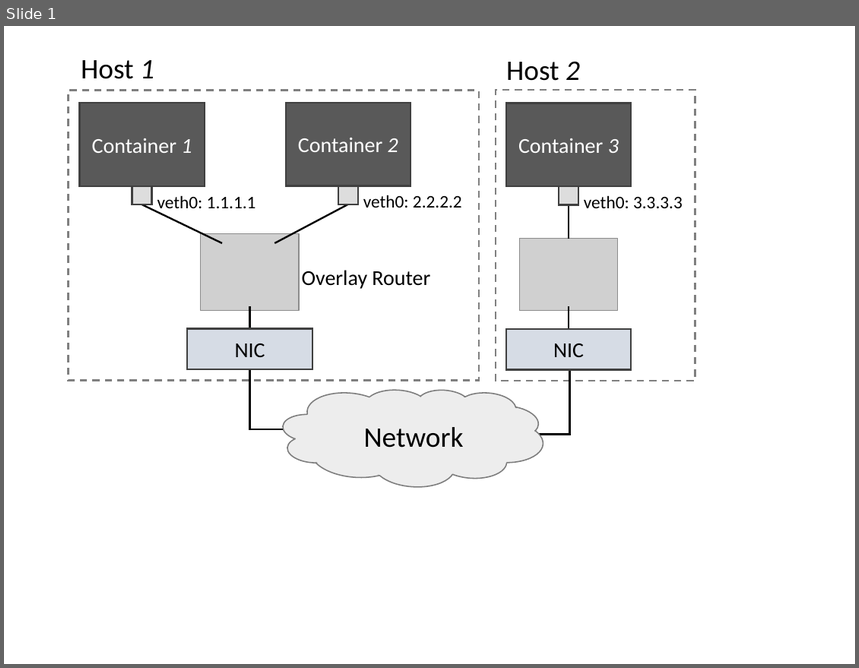
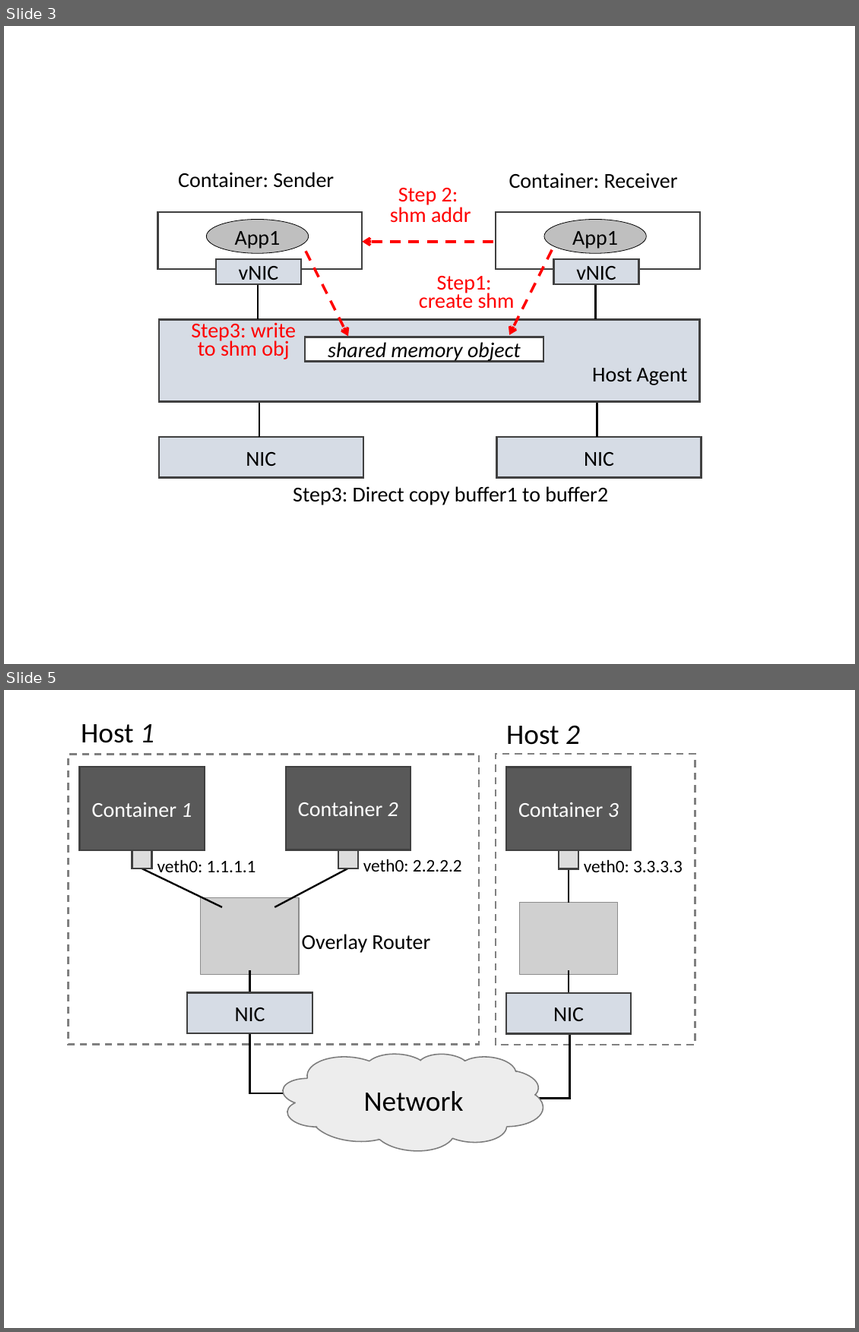
Before and after one commit to lampson0505/freeflow-hotnets16, a slide deck: figures/figures.pptx. Shown one above the other, each under a label of ours: slide 1 before the commit, slides 3 and 5 after it; the slides between them are not shown. The pictures are 859x668 and 859x1332 pixels, drawn with LibreOffice and Linux fonts; fonts in the diff are those of the drawing; grey boxes stand for pictures. Boxes give left, top, right and bottom in pixels: in the first picture for what was removed or moved away, otherwise in the second. Text is boxed around its words. In the diff, an @@ line names an element or a change of style, - is before the commit and + after.

```diff
--- a/figures/figures.pptx
+++ b/figures/figures.pptx
@@ slide 3 added at box(4, 26, 855, 664), background #FFFFFF @@
@@ text added at box(178, 172, 334, 188), 18 pt, text #000000 @@
+Container: Sender
@@ text added at box(509, 173, 678, 189), 18 pt, text #000000 @@
+Container: Receiver
@@ text added at box(390, 188, 471, 223), 18 pt, text #FF0000 @@
+Step 2:
+shm addr
@@ rectangle added at box(158, 212, 363, 269), outline #404040 1.5 pt @@
@@ ellipse added at box(207, 219, 309, 253), fill #BFBFBF, outline #000000 0.5 pt, 18 pt, text #000000 @@
+App1
@@ rectangle added at box(496, 212, 700, 269), outline #404040 1.5 pt @@
@@ ellipse added at box(544, 219, 647, 253), fill #BFBFBF, outline #000000 0.5 pt, 18 pt, text #000000 @@
+App1
@@ arrow added from (305, 252) to (348, 337), #FF0000 2.25 pt dashed @@
@@ arrow added from (493, 241) to (363, 241), #FF0000 2.25 pt dashed @@
@@ arrow added from (552, 250) to (509, 335), #FF0000 2.25 pt dashed @@
@@ rectangle added at box(216, 259, 301, 284), fill #D6DCE5, outline #404040 1.5 pt, 18 pt, text #000000 @@
+vNIC
@@ text added at box(419, 276, 515, 309), 18 pt, text #FF0000 @@
+Step1:
+create shm
@@ rectangle added at box(554, 259, 639, 284), fill #D6DCE5, outline #404040 1.5 pt, 18 pt, text #000000 @@
+vNIC
@@ line added from (258, 286) to (258, 319), #000000 1.5 pt @@
@@ line added from (595, 286) to (595, 319), #000000 1.5 pt @@
@@ rectangle added at box(159, 319, 699, 401), fill #D6DCE5, outline #404040 1.5 pt, 18 pt, text #000000 @@
+Host Agent
@@ text added at box(191, 319, 296, 360), 18 pt, text #FF0000 @@
+Step3: write
+to shm obj
@@ rectangle added at box(305, 338, 544, 361), fill #FFFFFF, outline #404040 1.5 pt, 18 pt, text #000000, italic @@
+shared memory object
@@ line added from (259, 403) to (259, 437), #000000 1.5 pt @@
@@ line added from (598, 403) to (598, 437), #000000 1.5 pt @@
@@ rectangle added at box(159, 437, 363, 478), fill #D6DCE5, outline #404040 1.5 pt, 18 pt, text #000000 @@
+NIC
@@ rectangle added at box(496, 437, 701, 478), fill #D6DCE5, outline #404040 1.5 pt, 18 pt, text #000000 @@
+NIC
@@ text added at box(293, 487, 608, 506), 18 pt, text #000000 @@
+Step3: Direct copy buffer1 to buffer2
@@ what was slide 1 is now slide 5 @@
```
Also in this commit, not shown: 3 other slides added, 4 other files.
